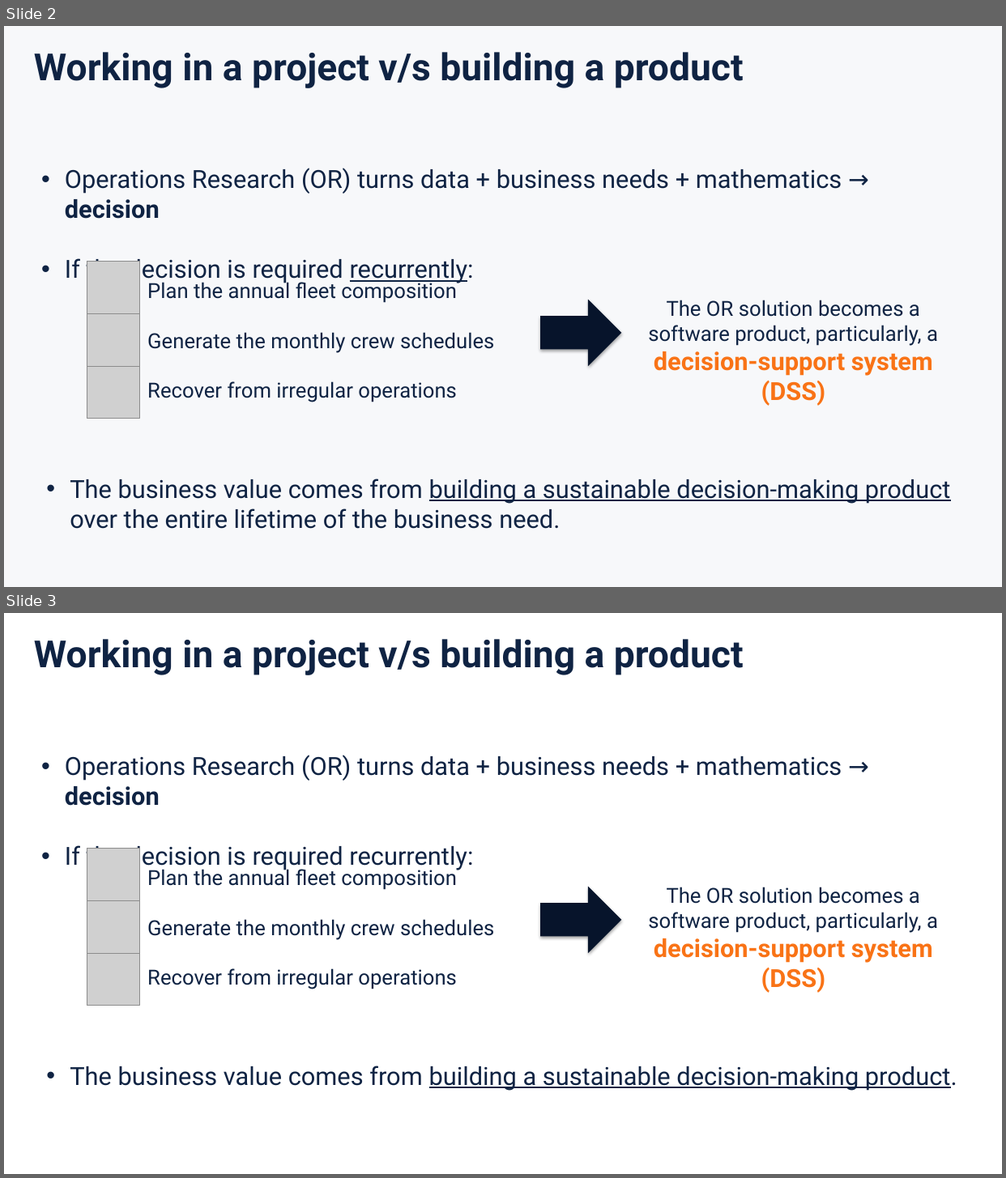
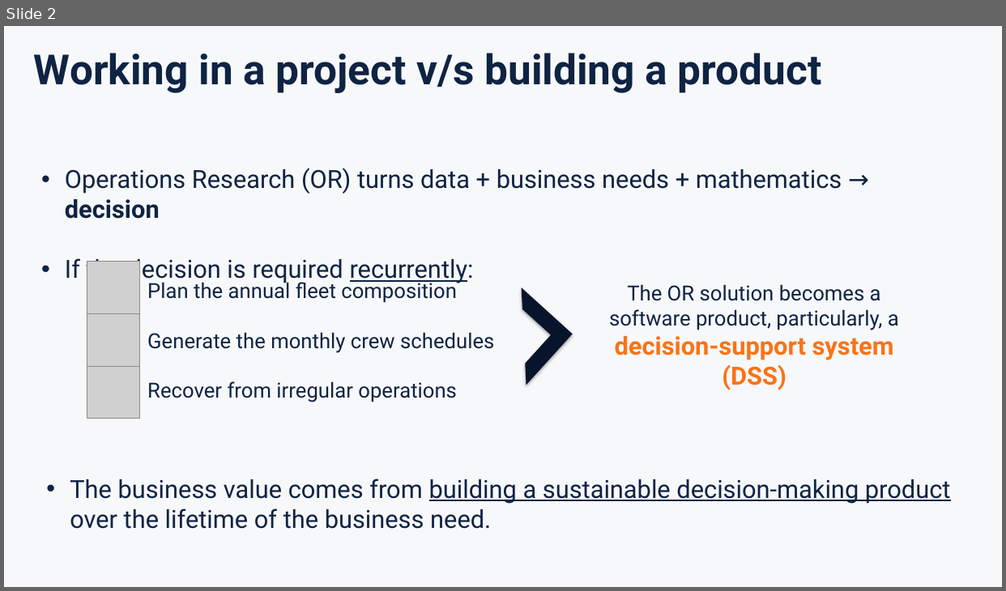
Before and after one commit to sefop/sefop-training-hub, a slide deck: workshops/2026-10-25-agifors-annual-symposium/agifors-sefop.pptx. Shown one above the other, each under a label of ours: slides 2 and 3 before the commit, slide 2 after it. The pictures are 1006x1178 and 1006x591 pixels, drawn with LibreOffice and Linux fonts; fonts in the diff are those of the drawing; grey boxes stand for pictures. Boxes give left, top, right and bottom in pixels: in the first picture for what was removed or moved away, otherwise in the second. Text is boxed around its words. In the diff, an @@ line names an element or a change of style, - is before the commit and + after.

```diff
--- a/workshops/2026-10-25-agifors-annual-symposium/agifors-sefop.pptx
+++ b/workshops/2026-10-25-agifors-annual-symposium/agifors-sefop.pptx
@@ slide 3 removed at [4,613,1002,1174], background #FFFFFF @@
@@ text removed at [34,639,744,675] @@
-Working in a project v/s building a product
@@ text removed at [65,755,842,871] @@
-• Operations Research (OR) turns data + business needs + mathematics → decision
-• If the decision is required recurrently:
@@ picture removed at [87,849,139,901] @@
@@ text removed at [147,867,494,990] @@
-Plan the annual fleet composition
-Generate the monthly crew schedules
-Recover from irregular operations
@@ picture removed at [87,901,139,954] @@
@@ right arrow removed at [541,886,621,953] @@
@@ text removed at [648,887,938,993] @@
-The OR solution becomes a software product, particularly, a decision-support system (DSS)
@@ picture removed at [87,954,139,1006] @@
@@ text removed at [70,1066,957,1091] @@
-• The business value comes from building a sustainable decision-making product.
@@ slide 2 changed as well @@
@@ text "Working in a project v/s ..." at [34,53,821,93]: size 36 to 40 pt @@
@@ half frame added at [475,288,572,386], fill #07142B @@
@@ text "The OR solution becomes a ...": place and size @@
-text "The OR solution becomes a ..." at [648,300,938,406]
+text "The OR solution becomes a ..." at [609,284,899,390]
@@ right arrow removed at [541,299,621,366] @@
@@ text at [70,479,951,529]: text changed @@
-• The business value comes from building a sustainable decision-making product over the entire lifetime of the business need.
+• The business value comes from building a sustainable decision-making product over the lifetime of the business need.
```
Also in this commit, not shown: 1 other slide changed, 10 slides added, 10 other slides removed, 1 other file.
